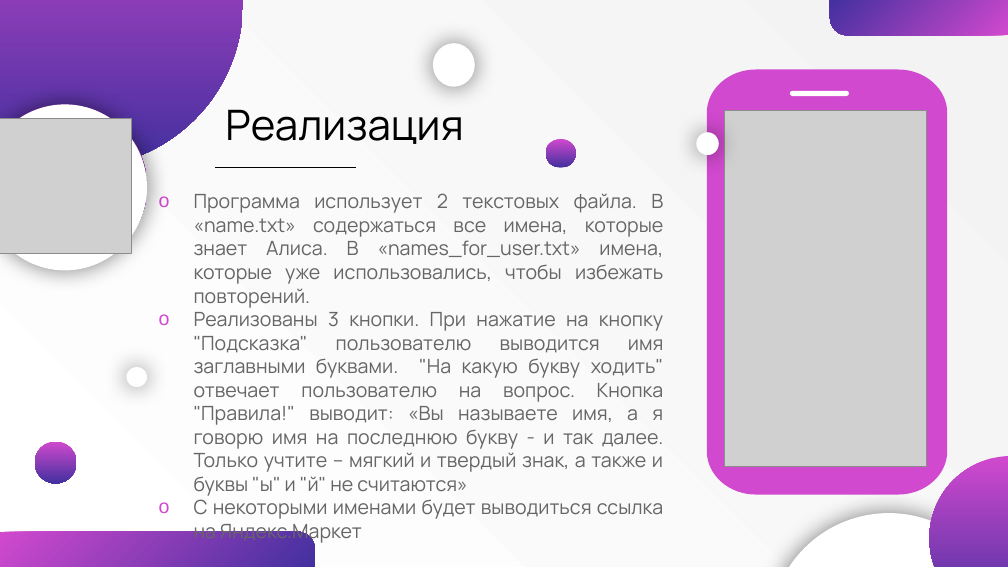
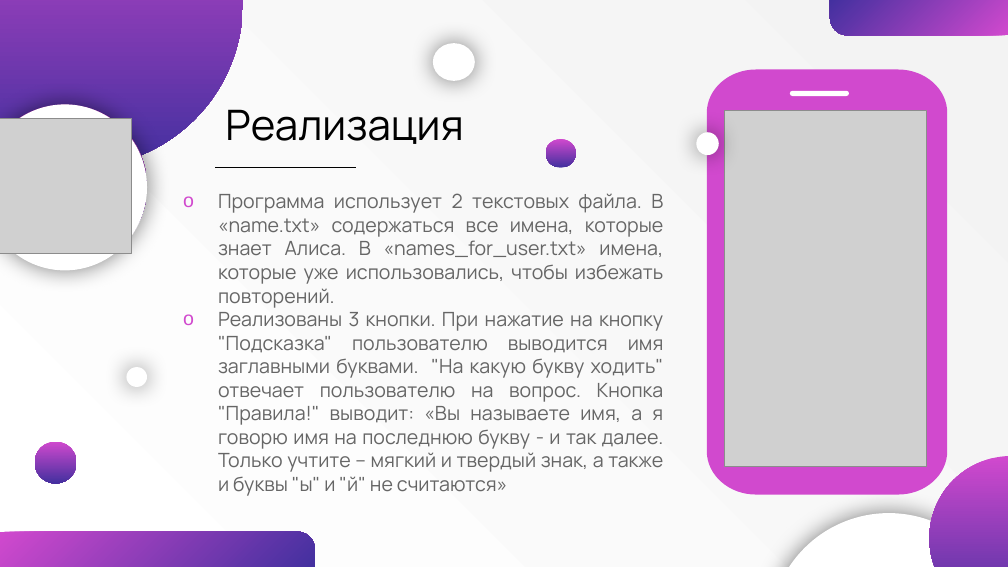
Before and after one commit to Ann166103/The_names, a slide deck: slide 3 of Имена.pptx. Drawn at 1008x567 pixels with LibreOffice and Linux fonts; fonts in the diff are those of the drawing; grey boxes stand for pictures. Boxes give left, top, right and bottom in pixels: in the first picture for what was removed or moved away, otherwise in the second. Text is boxed around its words. In the diff, an @@ line names an element or a change of style, - is before the commit and + after.

```diff
--- a/Имена.pptx
+++ b/Имена.pptx
@@ ellipse: place and size @@
-ellipse at (432,43,475,87)
+ellipse at (432,43,475,81)
@@ subtitle "Программа использует 2 текстовых файла. ...": place and size @@
-subtitle "Программа использует 2 текстовых файла. ..." at (194,193,664,544)
+subtitle "Программа использует 2 текстовых файла. ..." at (218,193,664,496)
@@ subtitle at (194,499,664,544): paragraph removed @@
-o С некоторыми именами будет выводиться ссылка на Яндекс.Маркет
```
Also in this commit, not shown: 1 other slide changed, 3 other files.
